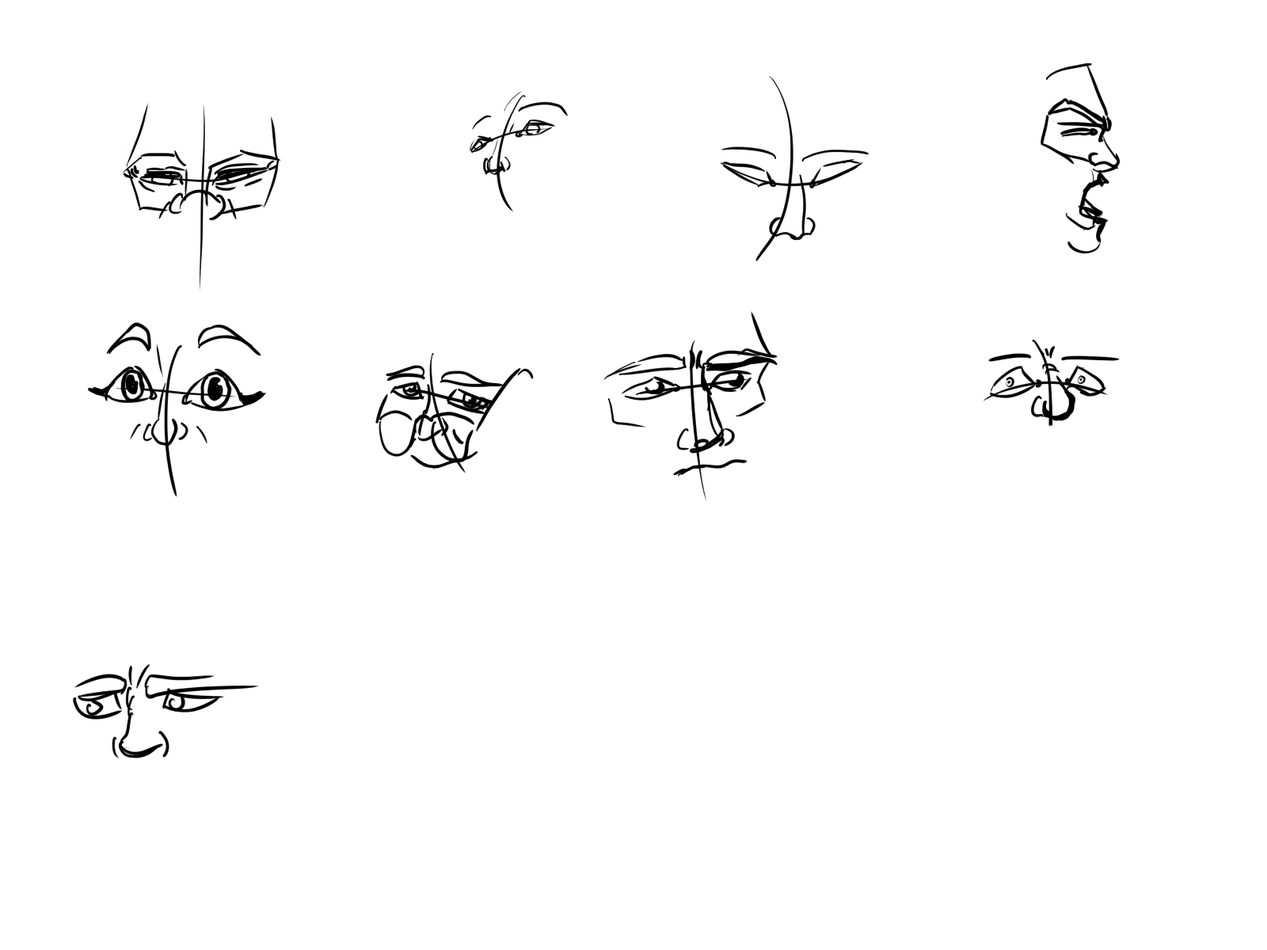
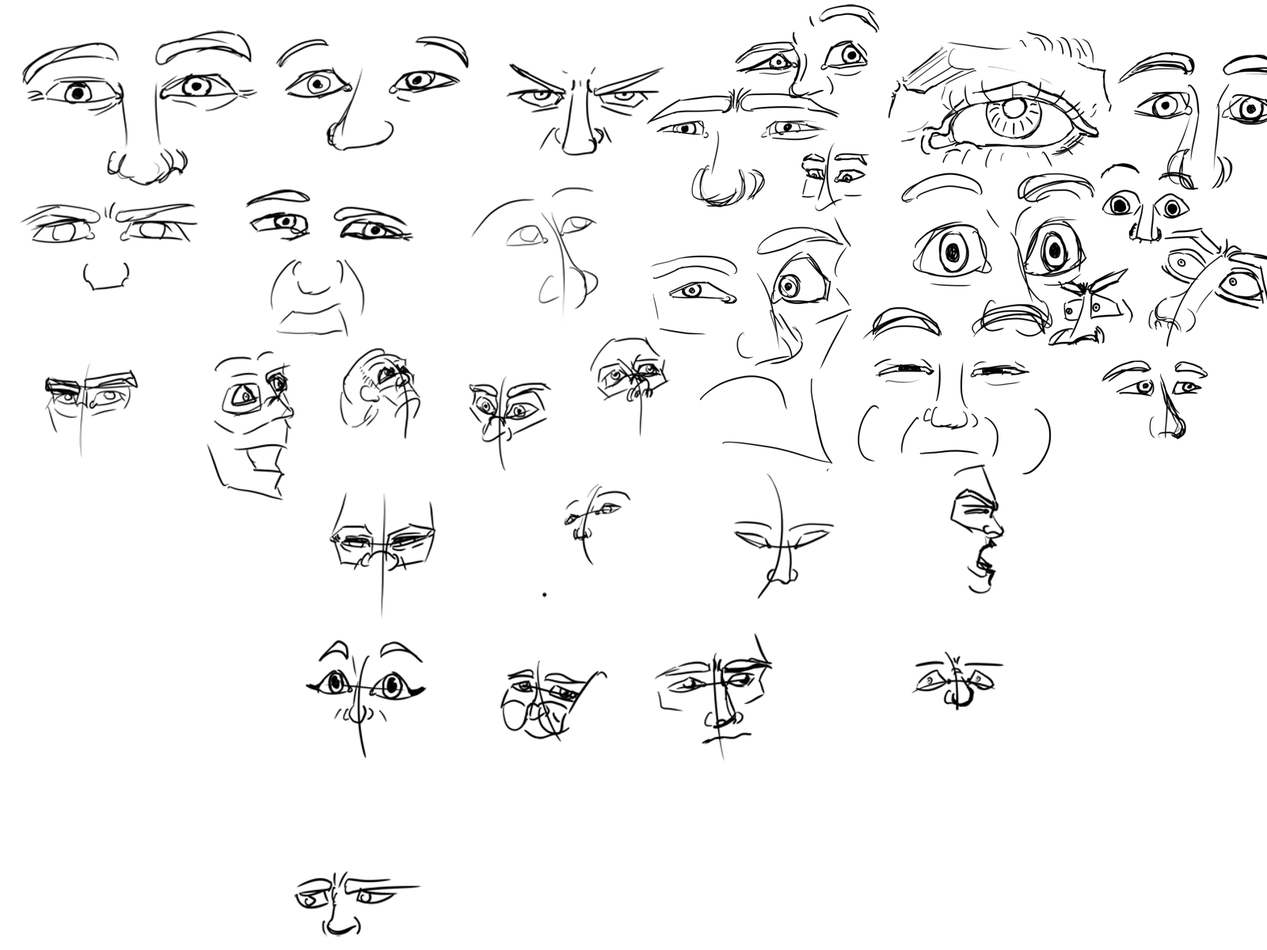
Layer changes from the first 1267px x 950px image to the second:
painted on "Eyes 3" over <box>50,50,1166,937</box>
showed "Eyes 2", painted on it over <box>18,3,1267,937</box>
showed "Eyes", painted on it over <box>18,3,1267,937</box>
painted on "Background" over <box>18,3,1267,937</box>
